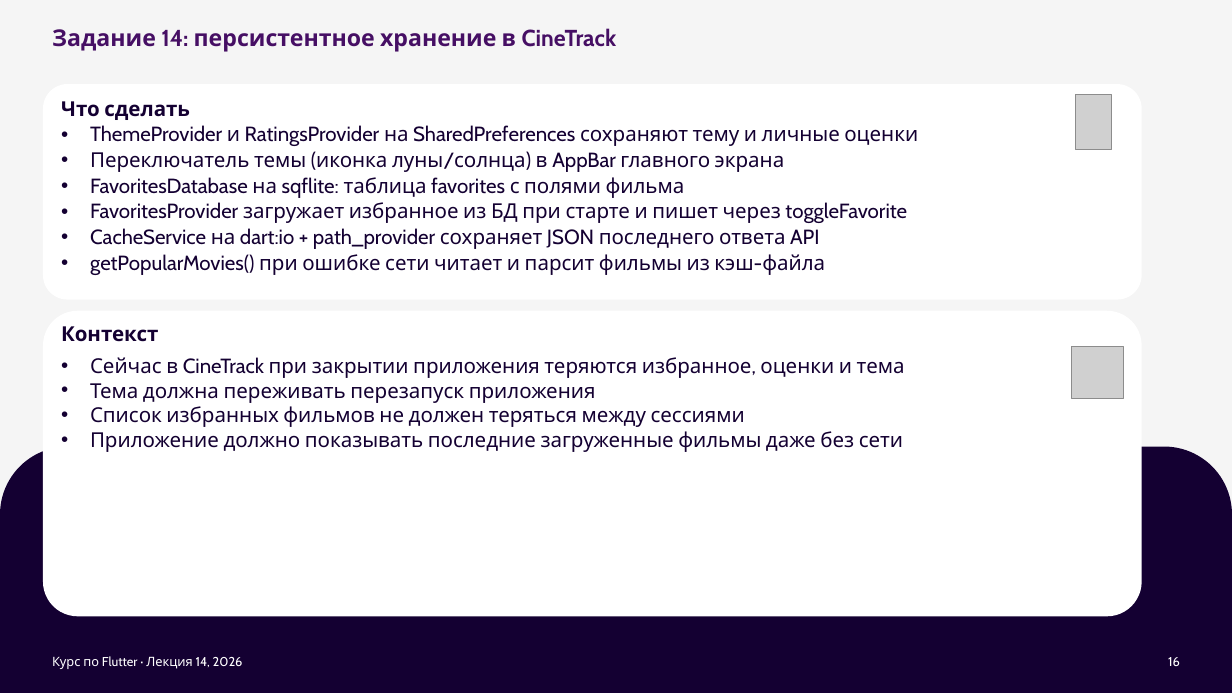
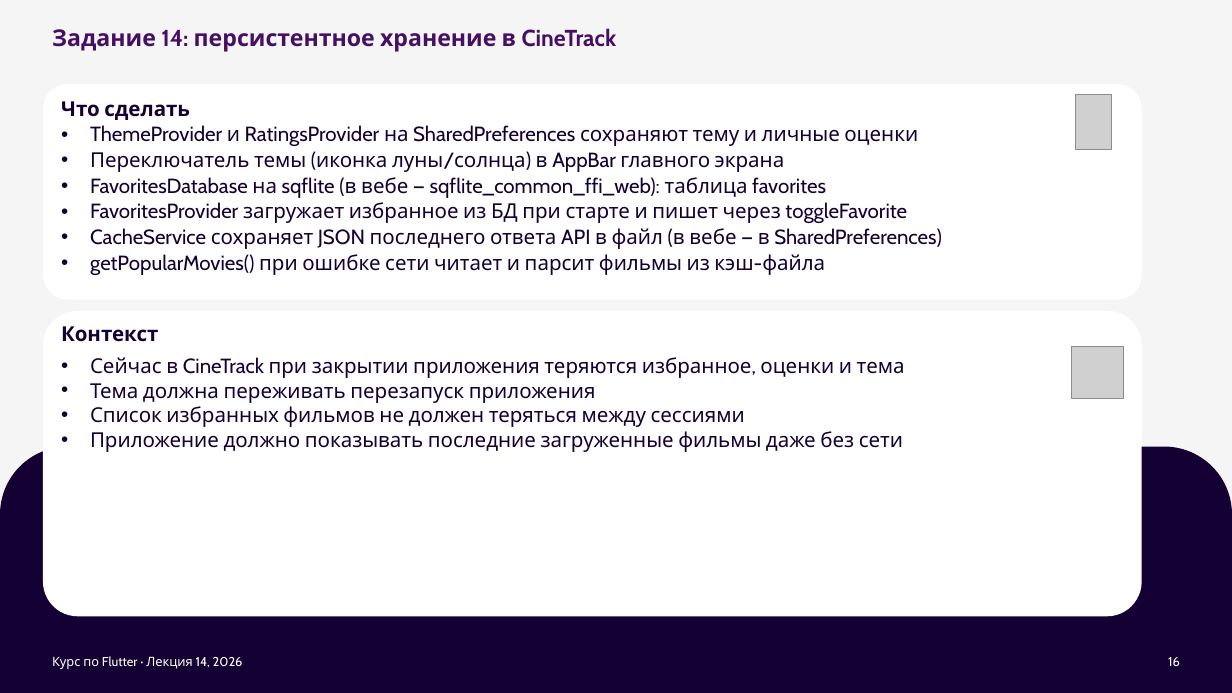
Before and after one commit to xander9112/university_flutter_course, a slide deck: slide 16 of Лекция 14 - Хранение данных на устройстве/Лекция 14 - Хранение данных на устройстве.pptx. Drawn at 1232x693 pixels with LibreOffice and Linux fonts; fonts in the diff are those of the drawing; grey boxes stand for pictures; background and template pictures are left out. Boxes give left, top, right and bottom in pixels: in the first picture for what was removed or moved away, otherwise in the second. Text is boxed around its words. In the diff, an @@ line names an element or a change of style, - is before the commit and + after.

```diff
--- a/Лекция 14 - Хранение данных на устройстве/Лекция 14 - Хранение данных на устройстве.pptx
+++ b/Лекция 14 - Хранение данных на устройстве/Лекция 14 - Хранение данных на устройстве.pptx
@@ text at [90,177,826,198]: text changed @@
-• FavoritesDatabase на sqflite: таблица favorites с полями фильма
+• FavoritesDatabase на sqflite (в вебе — sqflite_common_ffi_web): таблица favorites
@@ text at [90,228,942,249]: text changed @@
-• CacheService на dart:io + path_provider сохраняет JSON последнего ответа API
+• CacheService сохраняет JSON последнего ответа API в файл (в вебе — в SharedPreferences)
```
Also in this commit, not shown: 4 other files.
